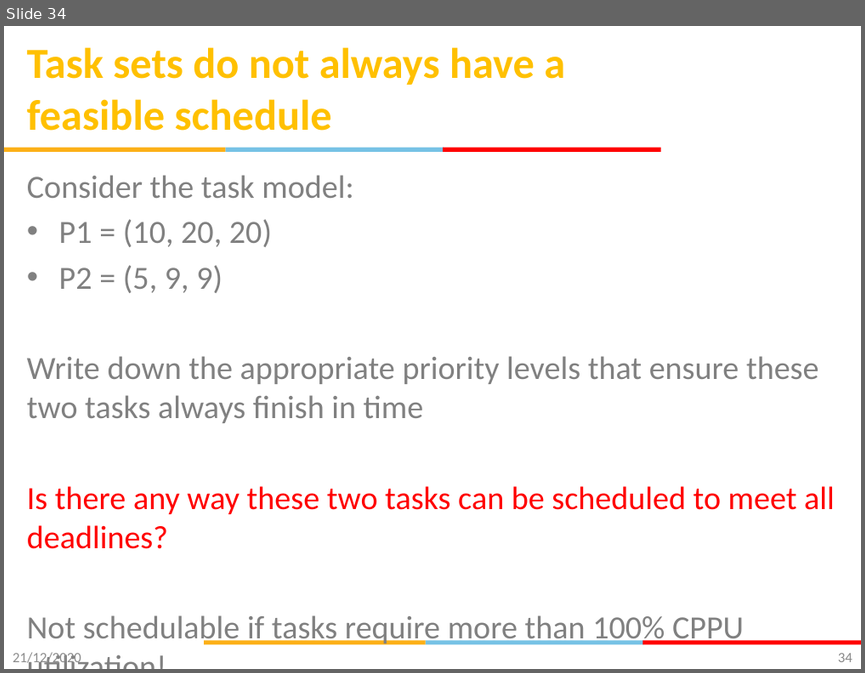
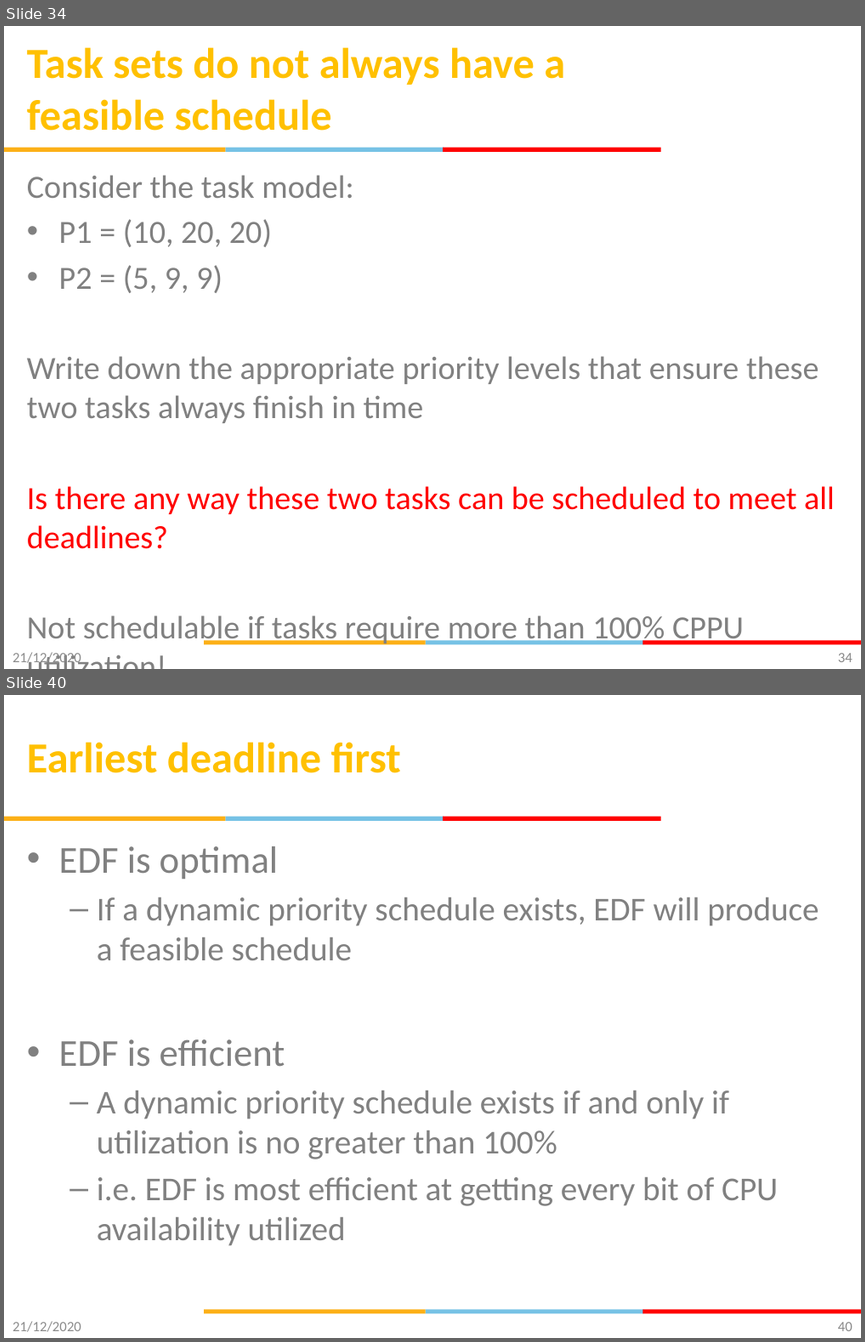
Before and after one commit to gsaurabhr-teaching/csg523-material, a slide deck: Lec-20-22-rtos-scheduling.pptx. Shown one above the other, each under a label of ours: slide 34 before the commit, slides 34 and 40 after it; the slides between them are not shown. The pictures are 865x673 and 865x1342 pixels, drawn with LibreOffice and Linux fonts; fonts in the diff are those of the drawing; background and template pictures are left out. Boxes give left, top, right and bottom in pixels: in the first picture for what was removed or moved away, otherwise in the second. Text is boxed around its words. In the diff, an @@ line names an element or a change of style, - is before the commit and + after.

```diff
--- a/Lec-20-22-rtos-scheduling.pptx
+++ b/Lec-20-22-rtos-scheduling.pptx
@@ slide 40 added at <box>4,695,861,1338</box>, background #FFFFFF; not listed: 6 template elements that a slide beside it also shows @@
@@ title added at <box>27,742,401,773</box>, 36 pt, text #FFC000, bold @@
+Earliest deadline first
@@ text added at <box>59,846,818,1245</box>, 28 pt, text #808080 @@
+• EDF is optimal
+  – If a dynamic priority schedule exists, EDF will produce a feasible schedule
+• EDF is efficient
+  – A dynamic priority schedule exists if and only if utilization is no greater than 100%
+  – i.e. EDF is most efficient at getting every bit of CPU availability utilized
@@ text added at <box>12,1321,81,1332</box>, 12 pt, text #8C8C8C @@
+21/12/2020
@@ page number added at <box>838,1321,852,1331</box>, 12 pt, text #898989 @@
+40
```
Also in this commit, not shown: 3 slides changed, 5 other slides added.
